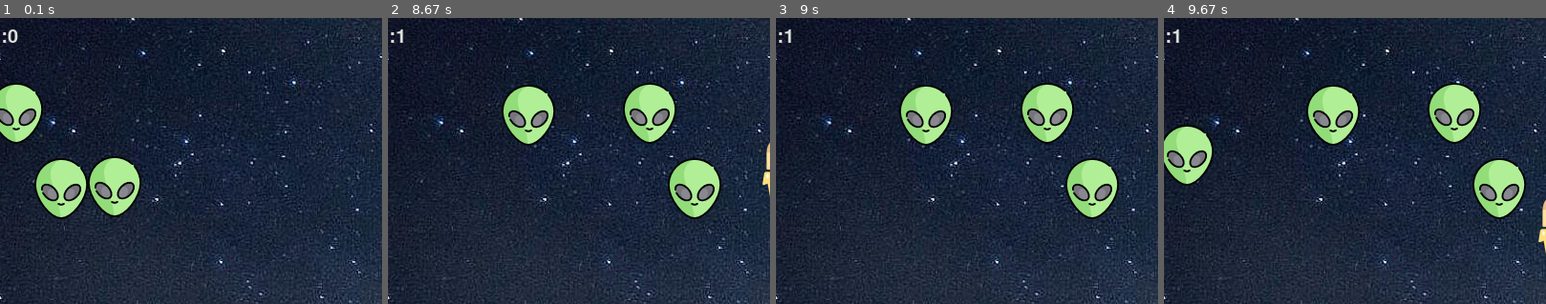
Above: before the commit, frames 1-4 (left to right).
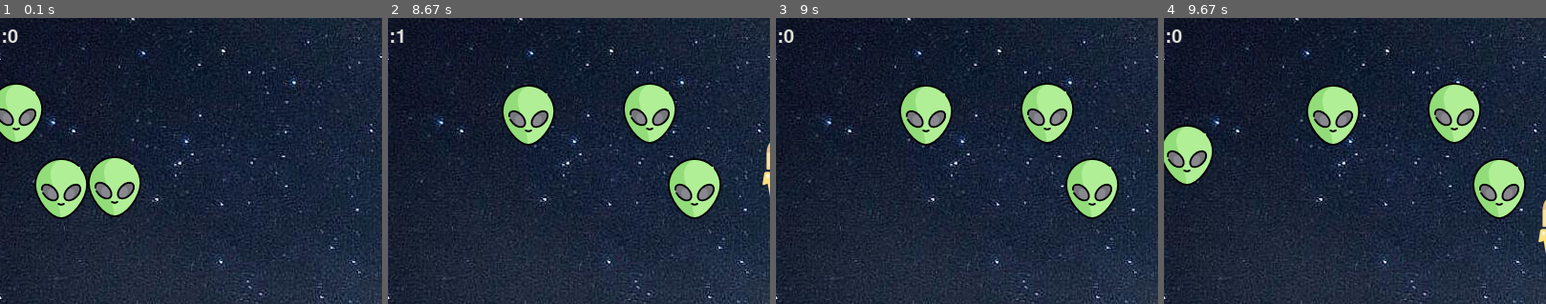
Above: after the commit, the same moments.

Repository: yaswanthkn22/pygame-alien-shooter
Game: pygame game, started from source.py
Same seed, same stepped clock (60 frames per second), same inputs: the game is played once before the commit and once after it.
Inputs:
- Up to frame 1 (0.1 s): no input
- Up to frame 2 (8.67 s): hold Keypad Enter 0.33-0.8 s; hold Right 0.33-0.8 s; hold Right 0.83-1.3 s; tap Space at 0.9, 1.2, 1.4, 1.7, 1.9, 2.2, 2.47, 2.77, 2.9, 3.2, 3.57, 3.87, 4.07, 4.37, 4.57, 4.87, 5.07, 5.37, 5.63, 5.93, 6.07, 6.37, 6.73, 7.03, 7.23, 7.53, 7.73, 8.03, 8.23, 8.53 s; hold Right 1.33-1.8 s; hold Left 1.83-2.37 s; hold Left 2.4-2.8 s; hold Right 2.83-3.47 s; hold Left 3.5-3.97 s; hold Right 4-4.47 s; hold Right 4.5-4.97 s; hold Left 5-5.53 s; hold Left 5.57-5.97 s; hold Right 6-6.63 s; hold Left 6.67-7.13 s; hold Right 7.17-7.63 s; hold Right 7.67-8.13 s; hold Left from 8.17 s (still down)
- Up to frame 3 (9 s): release Left at 8.7 s; tap Keypad Enter at 8.73 s
- Up to frame 4 (9.67 s): hold Left 9.07-9.47 s; tap Space at 9.13, 9.43, 9.57 s; hold Right from 9.5 s (still down)
The pictures show only the part of the screen within x 9-59%, y 0-50%; the shares and areas given below are measured in that part.

Frames 1-2 are identical in both runs. In frame 3, less than 0.1% of the frame differs, in the area x 2-5%, y 4-9%; in frame 4, less than 0.1%.

Commit message:
added continue button

Diff:
--- a/source.py
+++ b/source.py
@@ -72,11 +72,18 @@
 # Dispaly Game Over
 def gameover():
     font = pygame.font.Font('freesansbold.ttf', 60)
-    game_over = font.render("GAME OVER", True, (222, 224, 215))
+    your_score = pygame.font.Font('freesansbold.ttf', 30)
+    game_over = font.render("GAME OVER!!", True, (222, 224, 215))
+    continue_font = pygame.font.Font('freesansbold.ttf', 30)
+    continue_render = continue_font.render('Please press ENTER to Continue', True, (186, 194, 188))
+    your_score_render = your_score.render('Your Score : {}'.format(score), True, (106, 247, 142))
+    screen.blit(your_score_render, (260,400))
+    screen.blit(continue_render, (170,180))
     screen.blit(game_over, (230,280))
 
 running = True
 count = 10000
+
 
 #Running Game Loop till 10000
 while running:
@@ -102,10 +109,15 @@
             if event.key == pygame.K_SPACE:
                 state = True
                 bullet_change = -10
+            if event.key == pygame.K_KP_ENTER or event.key == pygame.KSCAN_KP_ENTER:
+                print("pressed enter")
+                count= 10000
+                score = 0
 
         if event.type == pygame.KEYUP:
             if event.key == pygame.K_LEFT or event.key == pygame.K_RIGHT or event.key == pygame.K_SPACE:
                 change = 0
+
                 #bullet_change = -0.2
                 #state = False
 
@@ -139,7 +151,6 @@
         # increasing score based on collisions
         if isCollision(bulletX, bulletY, alien_x[i], alien_y[i]) :
             score += 1
-            print (score)
             alien_x[i] = random.randint(40, 800)
             alien_y[i] = random.randint(40, 150)
 
@@ -163,7 +174,7 @@
     ship_display(shipX, shipY)
 
     #Ending the game for Timeout
-    if count < 1000:
+    if count < 2000:
         gameover()
 
     #updating screen every single iteration
